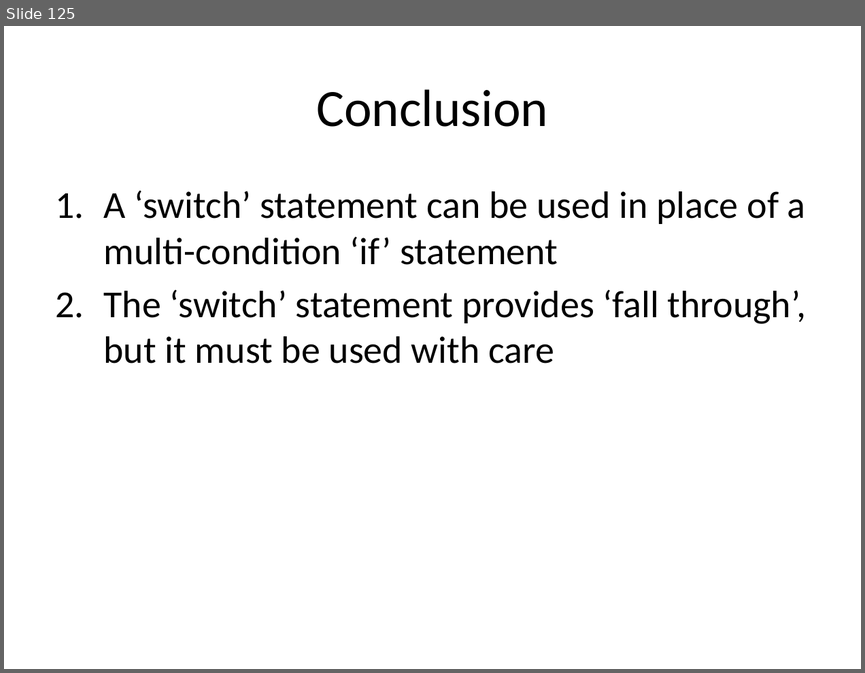
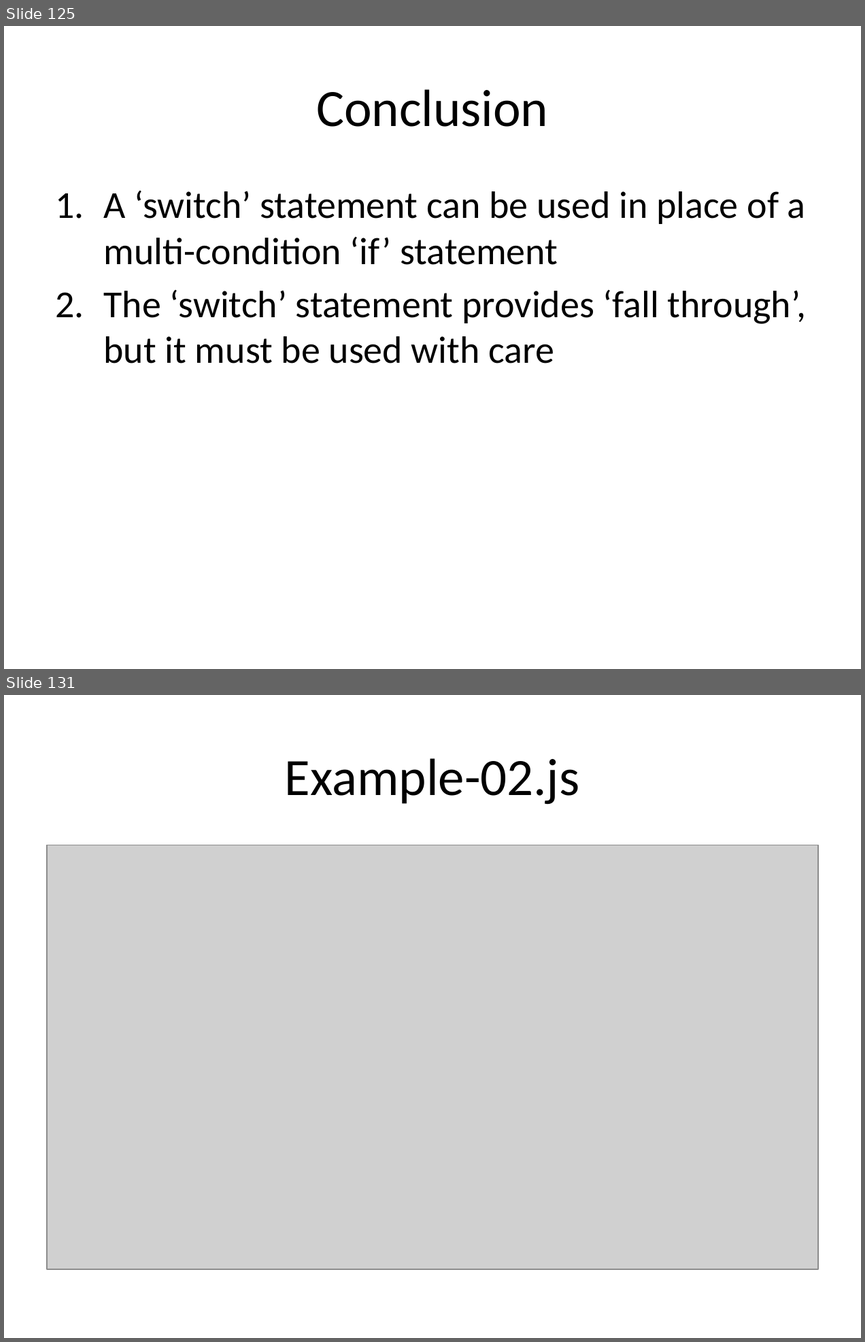
Before and after one commit to xiliax/web-programming-fundamentals, a slide deck: docs/learn-computer-programming.pptx. Shown one above the other, each under a label of ours: slide 125 before the commit, slides 125 and 131 after it; the slides between them are not shown. The pictures are 865x673 and 865x1342 pixels, drawn with LibreOffice and Linux fonts; fonts in the diff are those of the drawing; grey boxes stand for pictures. Boxes give left, top, right and bottom in pixels: in the first picture for what was removed or moved away, otherwise in the second. Text is boxed around its words. In the diff, an @@ line names an element or a change of style, - is before the commit and + after.

```diff
--- a/docs/learn-computer-programming.pptx
+++ b/docs/learn-computer-programming.pptx
@@ slide 131 added at [4, 695, 861, 1338], background #FFFFFF @@
@@ title added at [285, 758, 580, 804], 44 pt, text #000000 @@
+Example-02.js
@@ picture added at [47, 845, 818, 1269] @@
```
Also in this commit, not shown: 17 other slides added, 26 other files.
